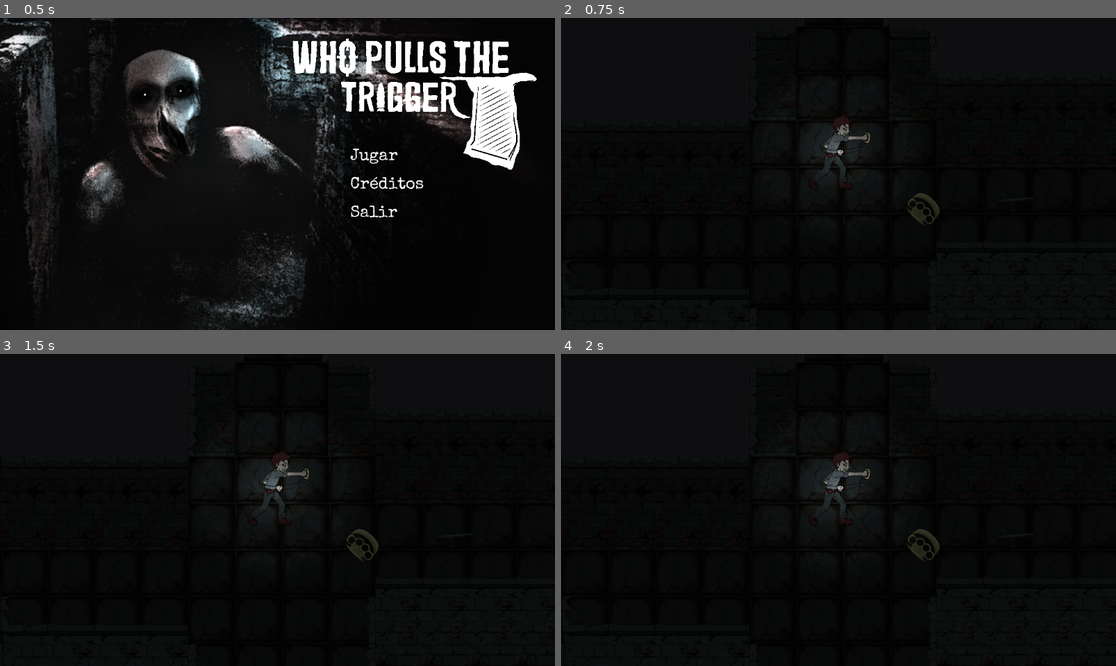
Above: before the commit, frames 1-4 (two rows, left to right).
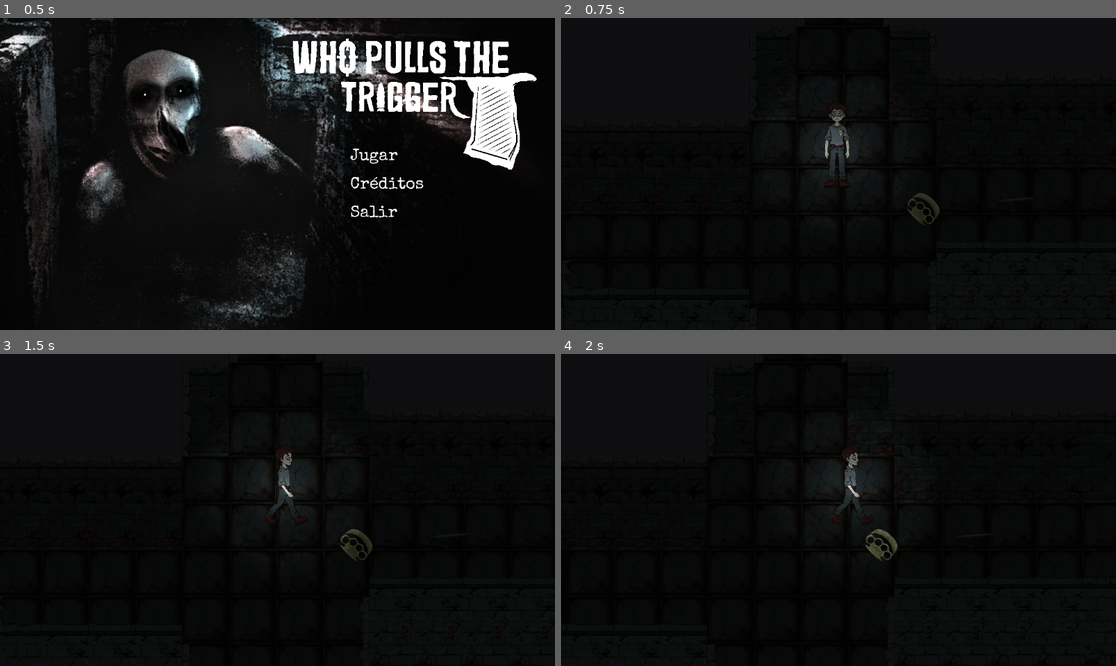
Above: after the commit, the same moments.

Repository: Candrixx/GameJam_RogueLike
Game: Godot game, scene res://Scenes/ui/homescreen.tscn
Same seed, same stepped clock (60 frames per second), same inputs: the game is played once before the commit and once after it.
Inputs (mouse positions are in pixels of both pictures, inside the frame that each line leads up to):
- Up to frame 1 (0.5 s): no input
- Up to frame 2 (0.75 s): click (977, 158) at 0.5 s
- Up to frame 3 (1.5 s): tap Enter (ui_accept) at 1.25 s; move the mouse to (399, 494) at 1.27 s; hold D (right) from 1.28 s (still down); hold E (interact) from 1.28 s (still down); click (399, 494) at 1.42 s
- Up to frame 4 (2 s): keep holding D (right); keep holding E (interact); tap Enter (ui_accept) at 1.52 s

Frame 1 is identical in both runs. In frame 2, 0.5% of the frame differs, in the area x 46-56%, y 28-55%; in frame 3, 0.9%; in frame 4, 1.2%, in the area x 37-69%, y 31-67%.
Error before the commit: Parse Error: Identifier "kill_count" not declared in the current scope. (res://Scripts/character.gd:119)

Commit message:
Notas agregadas
De Daigo, pero su GitHub murió

Diff:
--- /dev/null
+++ b/Scenes/items/note.tscn
@@ -0,0 +1,68 @@
+[gd_scene format=3 uid="uid://d3ta5dwghxj6w"]
+
+[ext_resource type="Texture2D" uid="uid://bakfa0d1bmq34" path="res://Assets/sprites/objects/puño.png" id="1_xfou2"]
+[ext_resource type="Script" uid="uid://c1g48qchv5gai" path="res://Scripts/note.gd" id="1_xn28b"]
+
+[sub_resource type="StyleBoxFlat" id="StyleBoxFlat_bg"]
+bg_color = Color(0.08, 0.08, 0.1, 0.92)
+border_width_left = 2
+border_width_top = 2
+border_width_right = 2
+border_width_bottom = 2
+border_color = Color(0.6, 0.6, 0.65, 1)
+corner_radius_top_left = 8
+corner_radius_top_right = 8
+corner_radius_bottom_right = 8
+corner_radius_bottom_left = 8
+
+[sub_resource type="RectangleShape2D" id="RectangleShape2D_rnop3"]
+size = Vector2(447, 459.25)
+
+[node name="Note" type="Area2D" unique_id=1826667186]
+collision_layer = 2
+collision_mask = 15
+script = ExtResource("1_xn28b")
+
+[node name="CanvasLayer" type="CanvasLayer" parent="." unique_id=131775886]
+visible = false
+
+[node name="note_bg" type="Panel" parent="CanvasLayer" unique_id=1354046378]
+anchors_preset = 8
+anchor_left = 0.5
+anchor_top = 0.5
+anchor_right = 0.5
+anchor_bottom = 0.5
+offset_left = -250.0
+offset_top = -150.0
+offset_right = 250.0
+offset_bottom = 150.0
+grow_horizontal = 2
+grow_vertical = 2
+theme_override_styles/panel = SubResource("StyleBoxFlat_bg")
+
+[node name="note_text" type="Label" parent="CanvasLayer/note_bg" unique_id=745447246]
+layout_mode = 1
+anchors_preset = 15
+anchor_right = 1.0
+anchor_bottom = 1.0
+offset_left = 24.0
+offset_top = 24.0
+offset_right = -24.0
+offset_bottom = -24.0
+grow_horizontal = 2
+grow_vertical = 2
+text = "lore ipsum and shit"
+horizontal_alignment = 1
+vertical_alignment = 1
+autowrap_mode = 2
+
+[node name="Sprite2D" type="Sprite2D" parent="." unique_id=427397265]
+scale = Vector2(0.3, 0.3)
+texture = ExtResource("1_xfou2")
+
+[node name="CollisionShape2D" type="CollisionShape2D" parent="." unique_id=1604659892]
+position = Vector2(0.5, 12.375)
+shape = SubResource("RectangleShape2D_rnop3")
+
+[connection signal="body_entered" from="." to="." method="_on_body_entered"]
+[connection signal="body_exited" from="." to="." method="_on_body_exited"]
--- a/Scenes/maps/map_labyrinth.tscn
+++ b/Scenes/maps/map_labyrinth.tscn
@@ -10,6 +10,7 @@
 [ext_resource type="Texture2D" uid="uid://c3r8a32tau1di" path="res://Assets/sprites/enemies/common/fase 2.png" id="7_wv7ue"]
 [ext_resource type="PackedScene" uid="uid://y7swrtjmrmpj" path="res://Scenes/items/baton_floor.tscn" id="9_6pn7r"]
 [ext_resource type="PackedScene" uid="uid://c0h2rij0ubk5l" path="res://Scenes/items/brass_knuckles_floor.tscn" id="10_oab3y"]
+[ext_resource type="PackedScene" uid="uid://d3ta5dwghxj6w" path="res://Scenes/items/note.tscn" id="11_n257l"]
 
 [sub_resource type="TileSetAtlasSource" id="TileSetAtlasSource_ratia"]
 texture = ExtResource("2_d3g55")
@@ -260,3 +261,6 @@
 
 [node name="brass_knuckles_floor" parent="." unique_id=2066146015 instance=ExtResource("10_oab3y")]
 position = Vector2(953, 483)
+
+[node name="Note" parent="." unique_id=1826667186 instance=ExtResource("11_n257l")]
+position = Vector2(2812, -1813)
--- a/Scripts/character.gd
+++ b/Scripts/character.gd
@@ -114,7 +114,3 @@
 	await get_tree().create_timer(0.5).timeout
 
 	get_tree().reload_current_scene()
-
-func add_kill() -> void:
-	kill_count += 1
-	print("Enemies defeated: ", kill_count)
--- /dev/null
+++ b/Scripts/note.gd
@@ -0,0 +1,23 @@
+extends Area2D
+
+@onready var note_ui: CanvasLayer = $CanvasLayer
+var player_inside: bool = false
+
+func _ready() -> void:
+	note_ui.visible = false
+
+func _process(_delta: float) -> void:
+	if player_inside and Input.is_action_just_pressed("interact"):
+		if not note_ui.visible:
+			note_ui.visible = true
+		else:
+			queue_free()
+
+func _on_body_entered(body: Node2D) -> void:
+	if body.name == "character":
+		player_inside = true
+
+func _on_body_exited(body: Node2D) -> void:
+	if body.name == "character":
+		player_inside = false
+		note_ui.visible = false
--- a/project.godot
+++ b/project.godot
@@ -22,15 +22,12 @@
 [autoload]
 
 DialogSystem="*uid://cw8fm13sm2wb7"
+BgMusic="*uid://dvoaxe4hsxkea"
+GameManager="*uid://qhhlgl1nru5g"
 
 [display]
 
 window/size/mode=2
-
-[autoload]
-
-BgMusic="*uid://dvoaxe4hsxkea"
-GameManager="*uid://qhhlgl1nru5g"
 
 [global_group]
 
Not shown, added: Scripts/note.gd.uid
